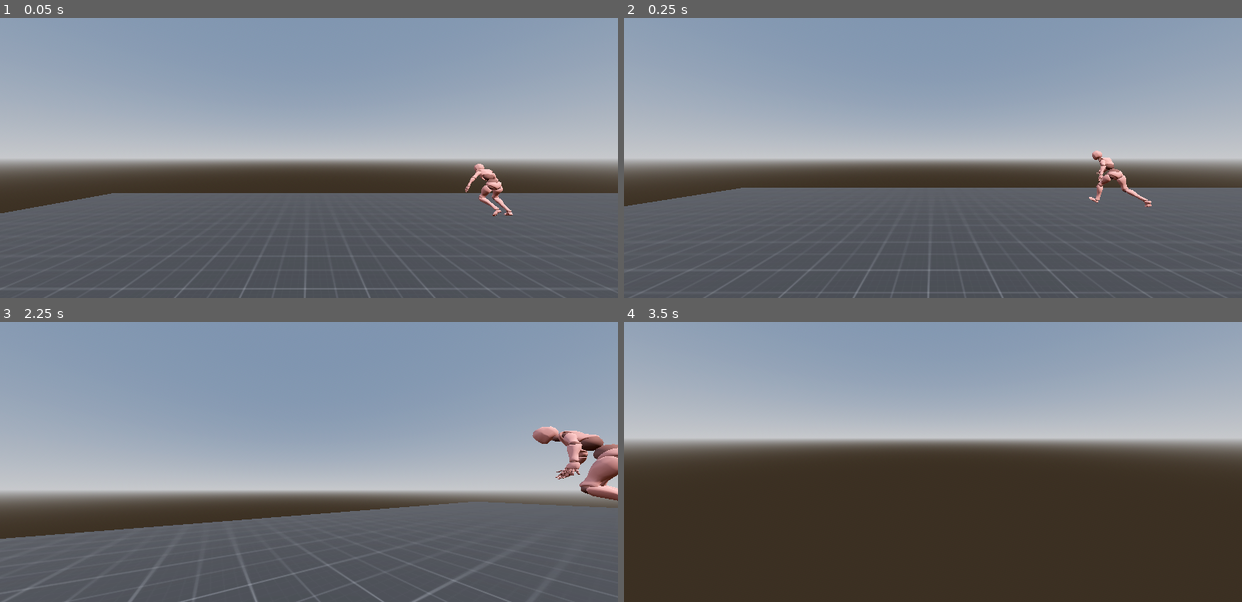
Above: before the commit, frames 1-4 (two rows, left to right).
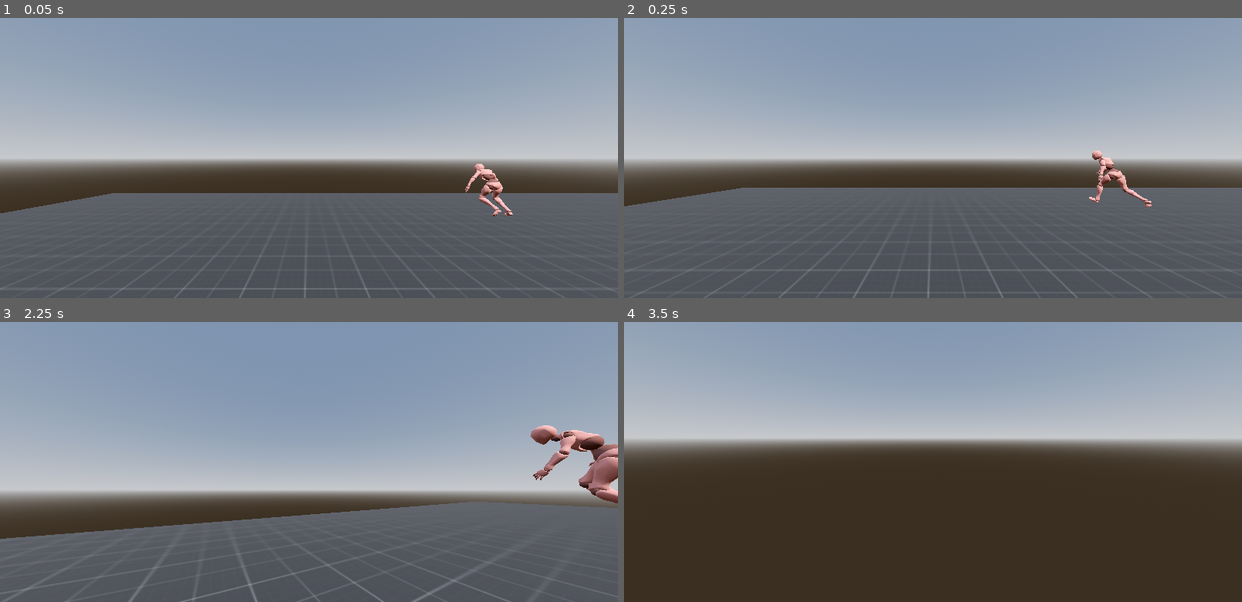
Above: after the commit, the same moments.

Repository: Bessonica/meleeFire
Game: Godot game, scene res://Scenes/Level/level.tscn
The game is run twice, just before and just after one commit, with the same random seed, the same clock (stepped at 60 frames per second) and the same inputs.
Inputs (mouse positions are in pixels of both pictures, inside the frame that each line leads up to):
- Up to frame 1 (0.05 s): no input
- Up to frame 2 (0.25 s): no input
- Up to frame 3 (2.25 s): move the mouse to (339, 462) at 0.52 s; press the mouse at (339, 462) at 0.53 s; hold W (moveForward) from 0.53 s (still down); tap Space (jump) at 0.77, 1.52 s; tap Shift (sprint) at 0.8, 1.35 s; move the mouse to (278, 462) at 1.27 s; release the mouse at (278, 462) at 1.28 s; click (278, 462) at 1.55 s; move the mouse to (321, 456) at 2.02 s; press the mouse at (321, 456) at 2.03 s
- Up to frame 4 (3.5 s): keep holding W (moveForward); tap Shift (sprint) at 2.3 s; move the mouse to (926, 467) at 2.77 s; release the mouse at (926, 467) at 2.78 s; right-click (926, 467) at 2.85 s; tap Space (jump) at 3.02 s; click (926, 467) at 3.05 s

The runs differ from the first frame. In frame 1, less than 0.1% of the frame differs, in the area x 75-83%, y 52-71%; in frame 2, less than 0.1%; in frame 3, 1.2%, in the area x 85-100%, y 36-65%; in frame 4, nothing differs.

Commit message:
move input functions through state machine

Diff:
--- a/Scripts/FSM/FiniteStateMachine.gd
+++ b/Scripts/FSM/FiniteStateMachine.gd
@@ -23,6 +23,14 @@
 func _process(delta):
 	if current_state:
 		current_state.Update(delta)
+
+func _unhandled_input(event):
+	if current_state:
+		current_state.Unhandled_input(event)
+
+func _input(event):
+	if current_state:
+		current_state.InputInState(event)
 
 #region State Management
 #Use force_change_state cautiously, it immediately switches to a state regardless of any transitions.
--- a/Scripts/FSM/MoveState.gd
+++ b/Scripts/FSM/MoveState.gd
@@ -29,20 +29,35 @@
 	isCurrent = false
 
 func _unhandled_input(event):
-	if isCurrent:
-		if event is InputEventMouseMotion:
-			#head.rotate_y	or	rotate_y	????
-			PLAYER.rotate_y(-event.relative.x * sensitivity)
-			camera.rotate_x(-event.relative.y * sensitivity)
-			camera.rotation.x = clamp(camera.rotation.x, deg_to_rad(-40), deg_to_rad(60))
+	pass
+	#if isCurrent:
+		#if event is InputEventMouseMotion:
+		#	#head.rotate_y	or	rotate_y	????
+		#	PLAYER.rotate_y(-event.relative.x * sensitivity)
+		#	camera.rotate_x(-event.relative.y * sensitivity)
+		#	camera.rotation.x = clamp(camera.rotation.x, deg_to_rad(-40), deg_to_rad(60))
+
+func Unhandled_input(event):
+	if event is InputEventMouseMotion:
+		#head.rotate_y	or	rotate_y	????
+		PLAYER.rotate_y(-event.relative.x * sensitivity)
+		camera.rotate_x(-event.relative.y * sensitivity)
+		camera.rotation.x = clamp(camera.rotation.x, deg_to_rad(-40), deg_to_rad(60))
+
+func InputInState(event):
+	if event.is_action_pressed("sprint"):
+		print("sprint change")
+		state_transition.emit(self, "Sprint")
+
 
 func _input(event):
-	if isCurrent:
-		if event.is_action_pressed("sprint"):
-			print("sprint change")
-			state_transition.emit(self, "Sprint")
-	else:
-		pass
+	pass
+	#if isCurrent:
+	#	if event.is_action_pressed("sprint"):
+	#		print("sprint change")
+	#		state_transition.emit(self, "Sprint")
+	#else:
+	#	pass
 
 func Update(_delta:float):
 	if not PLAYER.is_on_floor():
--- a/Scripts/FSM/SprintState.gd
+++ b/Scripts/FSM/SprintState.gd
@@ -60,21 +60,17 @@
 	PLAYER.move_and_slide()
 
 
-func _input(event):
-	if isCurrent:
-		if event.is_action_released("sprint"):
-			print("sprint change")
-			state_transition.emit(self, "Moving")
-		if event.is_action_pressed("attack"):
-			print("this shouldnt appear")
-	else:
-		pass
 
+func InputInState(event: InputEvent):
+	if event.is_action_released("sprint"):
+		print("sprint change")
+		state_transition.emit(self, "Moving")
+	if event.is_action_pressed("attack"):
+		print("this shouldnt appear")
 
-func _unhandled_input(event):
-	if isCurrent:
-		if event is InputEventMouseMotion:
-			#head.rotate_y	or	rotate_y	????
-			PLAYER.rotate_y(-event.relative.x * sensitivity)
-			camera.rotate_x(-event.relative.y * sensitivity)
-			camera.rotation.x = clamp(camera.rotation.x, deg_to_rad(-40), deg_to_rad(60))
+func Unhandled_input(event):
+	if event is InputEventMouseMotion:
+		#head.rotate_y	or	rotate_y	????
+		PLAYER.rotate_y(-event.relative.x * sensitivity)
+		camera.rotate_x(-event.relative.y * sensitivity)
+		camera.rotation.x = clamp(camera.rotation.x, deg_to_rad(-40), deg_to_rad(60))
--- a/Scripts/FSM/State.gd
+++ b/Scripts/FSM/State.gd
@@ -16,3 +16,9 @@
 
 func Update(_delta:float):
 	pass
+
+func Unhandled_input(event: InputEvent):
+	pass
+
+func InputInState(event: InputEvent):
+	pass
